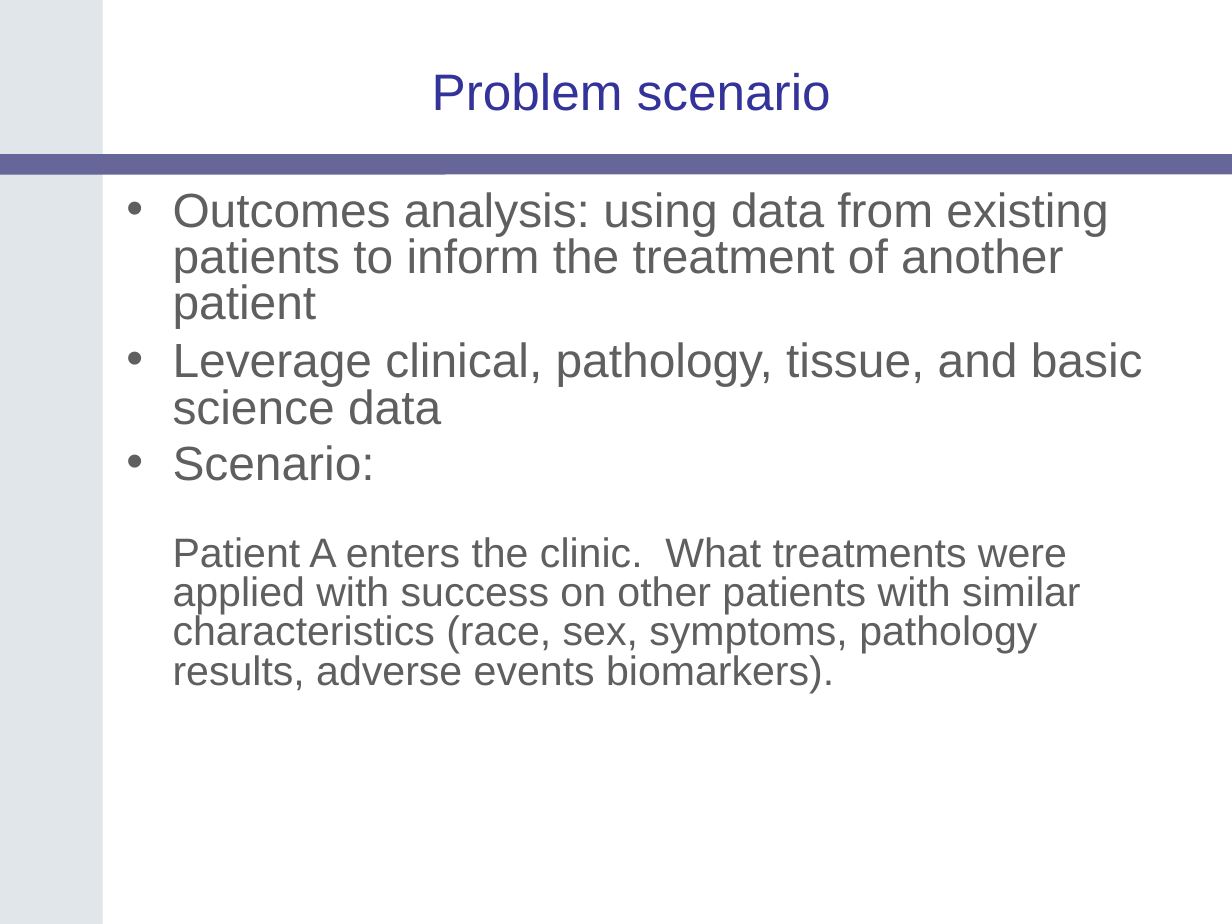
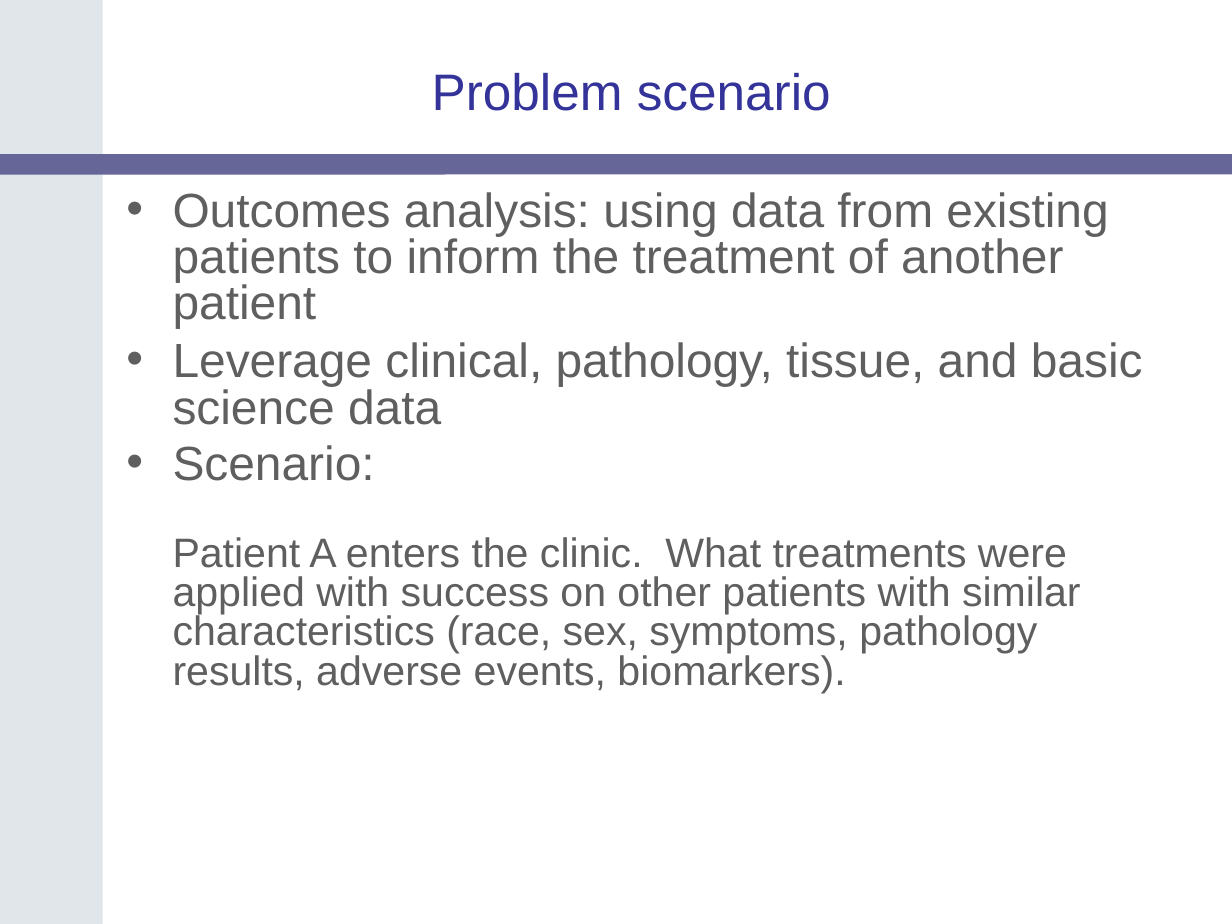
Before and after one commit to NCIP/catrip, a slide deck: slide 7 of catrip/documentation/presentations/translational_sig_2006_06_13/catrip_translational_sig_2006_06_13.ppt. Drawn at 1232x924 pixels with LibreOffice and Linux fonts; fonts in the diff are those of the drawing; background and template pictures are left out. Boxes give left, top, right and bottom in pixels: in the first picture for what was removed or moved away, otherwise in the second. Text is boxed around its words. In the diff, an @@ line names an element or a change of style, - is before the commit and + after.

Commit message:
minor grammar changes
SVN-Revision: 114

```diff
--- a/catrip/documentation/presentations/translational_sig_2006_06_13/catrip_translational_sig_2006_06_13.ppt
+++ b/catrip/documentation/presentations/translational_sig_2006_06_13/catrip_translational_sig_2006_06_13.ppt
@@ text at (x1=173, y1=445, x2=1081, y2=693): text changed @@
-• Scenario:
-  Patient A enters the clinic. What treatments were applied with success on other patients with similar characteristics (race, sex, symptoms, pathology results, adverse events biomarkers).
+• Scenario:
+  Patient A enters the clinic. What treatments were applied with success on other patients with similar characteristics (race, sex, symptoms, pathology results, adverse events, biomarkers).
```
Also in this commit, not shown: 3 other slides changed.
